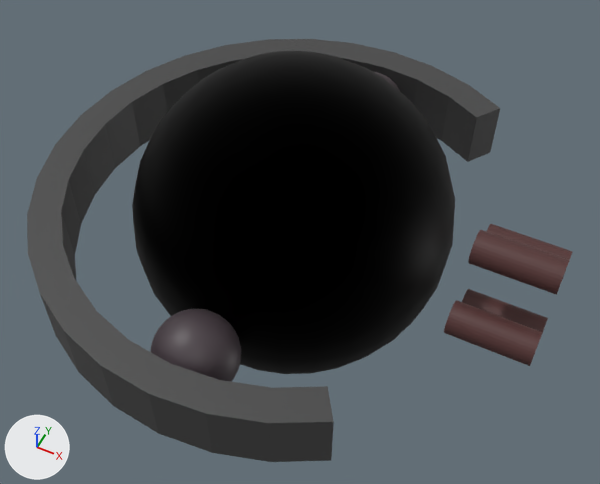
One commit to the Blender file Assets/Prefabs/Enemy/Drone/Drone2/Model/Drone2.blend: the scene before it, then after it.
Rendered twice from a 50 mm camera at (1.66, -3.23, 3.79) aimed at (0.1, -0.11, -0.11). Every picture has the same lights, and +X, +Y and +Z are marked at lower left.

Script lines for the objects in view, before the commit:
```python
ob_body = bpy.data.objects.new('Body', me_球)
ob_body.location = (0.0, 0.0, 0.0)
ob_joint = bpy.data.objects.new('Joint', me_球_001)
ob_joint.location = (0.0, 0.0, 0.0)
ob_joint.scale = (0.246, 0.246, 0.246)
ob_role1 = bpy.data.objects.new('Role1', me_円柱_001)
ob_role1.location = (0.0, 0.0, 0.0)
ob_role1.rotation_euler = (0.105, 0.0, 0.0)  # degrees (6, 0, 0)
ob_role2 = bpy.data.objects.new('Role2', me_円柱_002)
ob_role2.location = (0.0, 0.0, 0.0)
ob_role2.rotation_euler = (0.105, 0.0, 0.0)  # degrees (6, 0, 0)
ob_wing = bpy.data.objects.new('Wing', me_円柱)
ob_wing.location = (0.0, 0.0, 0.0)
ob_wing.rotation_euler = (0.0, 0.0, -1.571)  # degrees (0, 0, -90)
ob_wing.scale = (1.0, 1.0, 2.0)
```
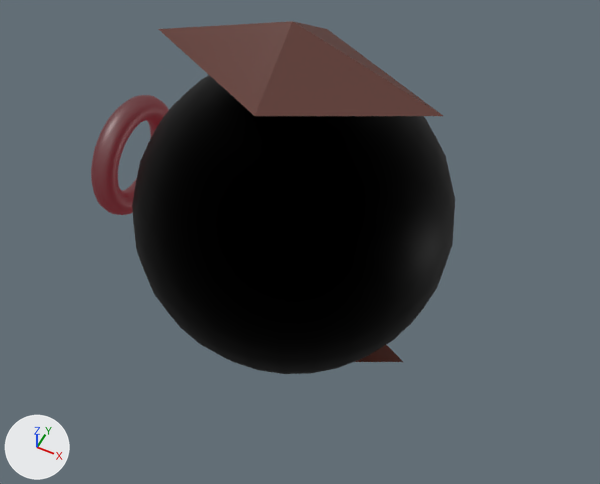
What changed in the scene script:
```text
Add mat_マテリアル_005:
    mat_マテリアル_005 = principled_material('マテリアル.005')
    mat_マテリアル_005.base_color = (0.112, 0.112, 0.112)  # dark grey #5e5e5e
    mat_マテリアル_005.metallic = 1.0
    mat_マテリアル_005.emission_color = (1.0, 0.0604, 0.109)  # red #ff465d
    mat_マテリアル_005.emission_strength = 0.1
Add mat_マテリアル_002:
    mat_マテリアル_002 = principled_material('マテリアル.002')
    mat_マテリアル_002.base_color = (0.106, 0.0245, 0.0144)  # dark red #5c2b20
Add me_トーラス:
    me_トーラス.from_pydata(...)  # a torus around z (ring radius 1.0, tube radius 0.25) spanning x -1.25..1.25, y -1.25..1.25, z -0.25..0.25
    me_トーラス.polygons.foreach_set('use_smooth', [True] * 576)
    me_トーラス.materials.append(mat_マテリアル_005)  # dark grey #5e5e5e
Add me_立方体:
    me_立方体.from_pydata([(-1.41, 0.0, 0.0), (0.0, 0.0, 0.5), (0.0, 0.71, 0.0), (0.0, -0.71, 0.0), (1.41, 0.0, 0.0)], [], [(0, 1, 2), (2, 1, 4), (4, 1, 3), (3, 1, 0), (2, 4, 3, 0)])
    me_立方体.materials.append(mat_マテリアル_002)  # dark red #5c2b20
Remove ob_wing:
    ob_wing = bpy.data.objects.new('Wing', me_円柱)
    ob_wing.location = (0.0, 0.0, 0.0)
    ob_wing.rotation_euler = (0.0, 0.0, -1.571)  # degrees (0, 0, -90)
    ob_wing.scale = (1.0, 1.0, 2.0)
Remove ob_joint:
    ob_joint = bpy.data.objects.new('Joint', me_球_001)
    ob_joint.location = (0.0, 0.0, 0.0)
    ob_joint.scale = (0.246, 0.246, 0.246)
    _m = ob_joint.modifiers.new('ミラー', 'MIRROR')
    _m.use_axis = (False, True, False)
Remove ob_role1:
    ob_role1 = bpy.data.objects.new('Role1', me_円柱_001)
    ob_role1.location = (0.0, 0.0, 0.0)
    ob_role1.rotation_euler = (0.105, 0.0, 0.0)  # degrees (6, 0, 0)
    _m = ob_role1.modifiers.new('ミラー', 'MIRROR')
    _m.use_axis = (False, True, False)
Remove ob_role2:
    ob_role2 = bpy.data.objects.new('Role2', me_円柱_002)
    ob_role2.location = (0.0, 0.0, 0.0)
    ob_role2.rotation_euler = (0.105, 0.0, 0.0)  # degrees (6, 0, 0)
    _m = ob_role2.modifiers.new('ミラー', 'MIRROR')
    _m.use_axis = (False, False, True)
Add ob_トーラス:
    ob_トーラス = bpy.data.objects.new('トーラス', me_トーラス)
    ob_トーラス.location = (-1.2, 0.0, 0.0)
    ob_トーラス.rotation_euler = (0.0, -1.57, 0.0)  # degrees (0, -90, 0)
    ob_トーラス.scale = (0.334, 0.334, 0.334)
Add ob_bulletroll_001:
    ob_bulletroll_001 = bpy.data.objects.new('BulletRoll.001', me_立方体)
    ob_bulletroll_001.location = (0.0, 0.0, -1.1)
    ob_bulletroll_001.rotation_euler = (3.142, 0.0, 0.0)  # degrees (180, 0, 0)
    ob_bulletroll_001.scale = (0.6, 0.6, 0.6)
Add ob_bulletroll:
    ob_bulletroll = bpy.data.objects.new('BulletRoll', me_立方体)
    ob_bulletroll.location = (0.0, 0.0, 1.1)
    ob_bulletroll.scale = (0.6, 0.6, 0.6)
```

Location of each change, [x1, y1, x2, y2] in pixels of the pictures (600 x 484 px):
'Wing', deleted
    before: [27, 39, 500, 462]
'BulletRoll', added
    after: [159, 21, 443, 116]
'Joint', deleted
    before: [150, 72, 400, 382]
'Role2', deleted
    before: [462, 230, 569, 344]
'Role1', deleted
    before: [444, 224, 573, 366]
'トーラス', added
    after: [91, 95, 169, 215]
'BulletRoll.001', added
    after: [355, 345, 403, 362]
